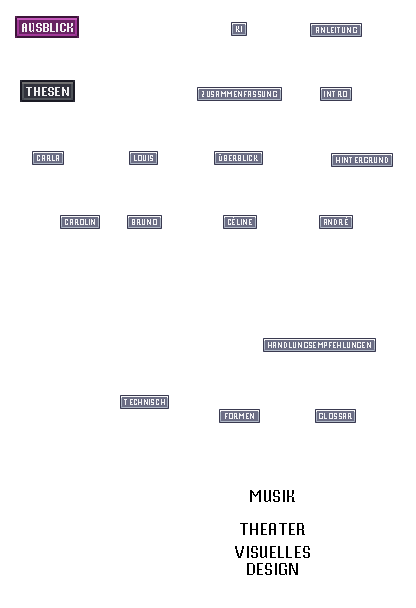
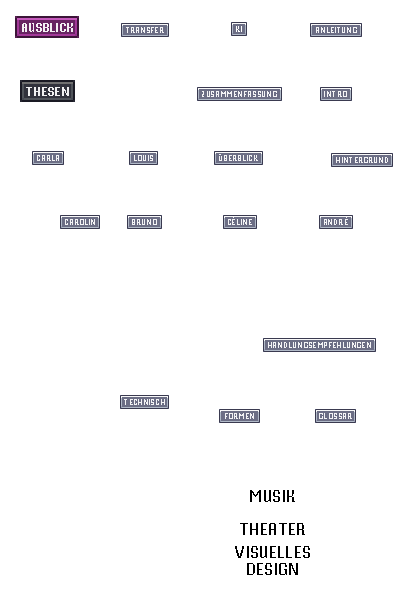
Before/after of a w=416, h=608 layered artwork. What changed in the layer stack:
added layer "Transfer" (90%) above "Layer 7 copy 6" over [126, 27, 164, 33]
added layer "Layer 7 copy 6" above "ANLEITUNG" over [121, 23, 169, 37]
